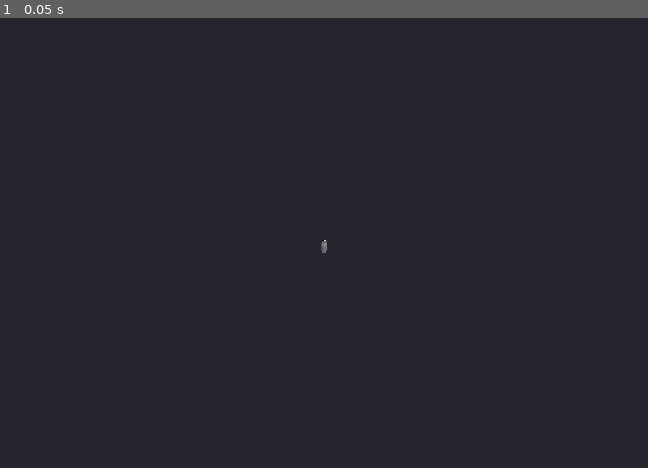
Above: before the commit, frame 1.
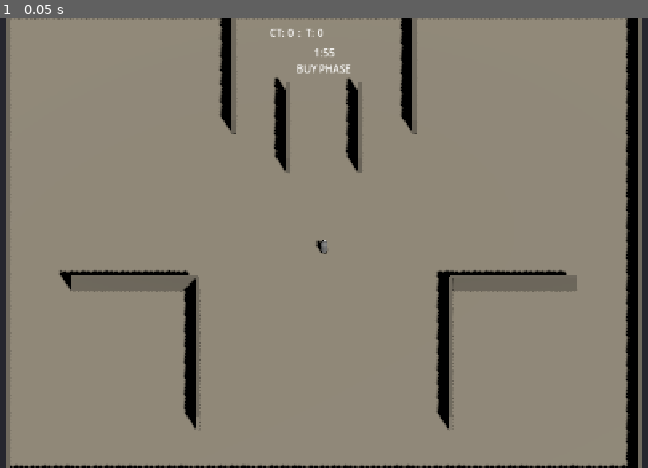
Above: after the commit, the same moment.

Repository: Vortex1347/cs_manager
Game: Godot game, scene res://scenes/game/game_manager.tscn
Same seed, same stepped clock (60 frames per second), same inputs: the game is played once before the commit and once after it.
Inputs:
- Up to frame 1 (0.05 s): no input

The runs differ from the first frame. In frame 1, 98% of the frame differs, in the area x 0-100%, y 0-100%.

Commit message:
Add map + HUD to main scene, fix pause_controller node paths
- Add box_map.tscn instance to game_manager.tscn (NavigationMesh for bots)
- Replace plain HUD CanvasLayer with hud.tscn instance (pause overlay works)
- Fix pause_controller.gd node paths to match hud.tscn hierarchy
  (StrategyButtons/ResumeButton are nested under CenterContainer/VBoxContainer)

Co-Authored-By: Claude Sonnet 4.6 <noreply@anthropic.com>

Diff:
--- a/scenes/game/game_manager.tscn
+++ b/scenes/game/game_manager.tscn
@@ -4,6 +4,8 @@
 [ext_resource type="PackedScene" path="res://scenes/bots/bot.tscn" id="2_ffuou"]
 [ext_resource type="Script" uid="uid://bf3fkd5vrqc3v" path="res://scripts/game/round_manager.gd" id="2_rm"]
 [ext_resource type="Script" uid="uid://b2q3osnb7v1kh" path="res://scripts/game/economy.gd" id="4_eco"]
+[ext_resource type="PackedScene" uid="uid://dl5yg74uckxin" path="res://scenes/maps/box_map.tscn" id="5_map"]
+[ext_resource type="PackedScene" uid="uid://csmanager_hud" path="res://scenes/ui/hud.tscn" id="6_hud"]
 
 [node name="GameManager" type="Node3D" unique_id=406532206]
 script = ExtResource("1_gm")
@@ -54,4 +56,6 @@
 [node name="Economy" type="Node" parent="." unique_id=317869642]
 script = ExtResource("4_eco")
 
-[node name="HUD" type="CanvasLayer" parent="." unique_id=811586428]
+[node name="BoxMap" parent="." unique_id=512345678 instance=ExtResource("5_map")]
+
+[node name="HUD" parent="." unique_id=811586428 instance=ExtResource("6_hud")]
--- a/scripts/ui/pause_controller.gd
+++ b/scripts/ui/pause_controller.gd
@@ -6,8 +6,8 @@
 class_name PauseController
 
 @onready var pause_overlay: Control = $PauseOverlay
-@onready var strategy_buttons: VBoxContainer = $PauseOverlay/StrategyButtons
-@onready var resume_button: Button = $PauseOverlay/ResumeButton
+@onready var strategy_buttons: VBoxContainer = $PauseOverlay/CenterContainer/VBoxContainer/StrategyButtons
+@onready var resume_button: Button = $PauseOverlay/CenterContainer/VBoxContainer/ResumeButton
 
 var _game_manager: Node = null
 
